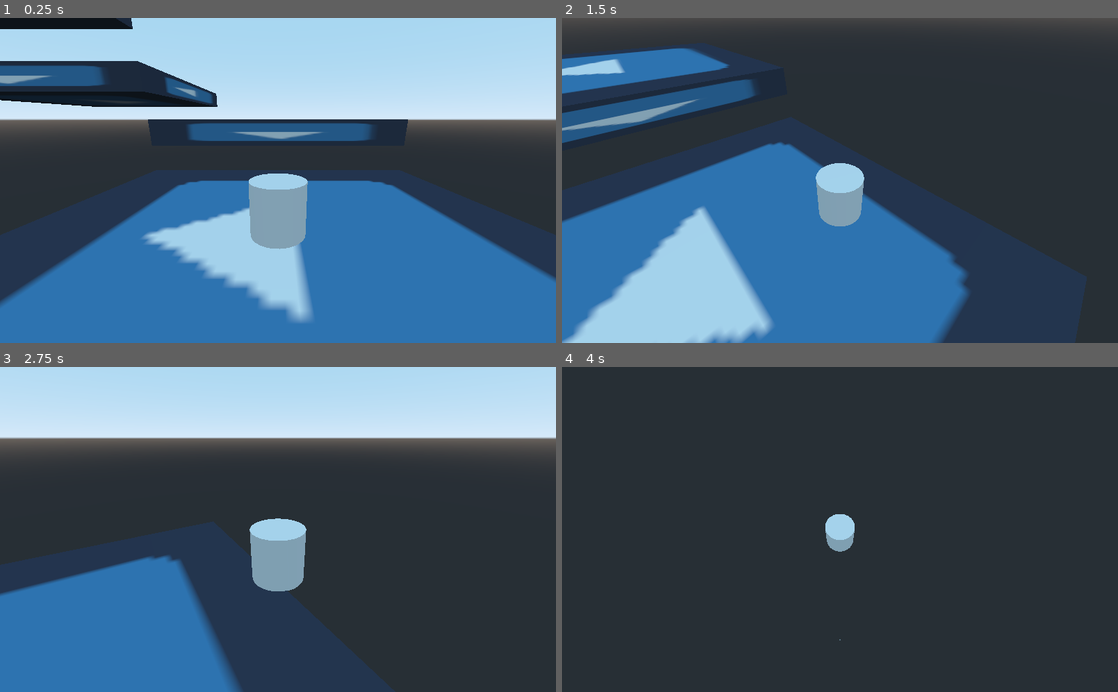
Above: before the commit, frames 1-4 (two rows, left to right).
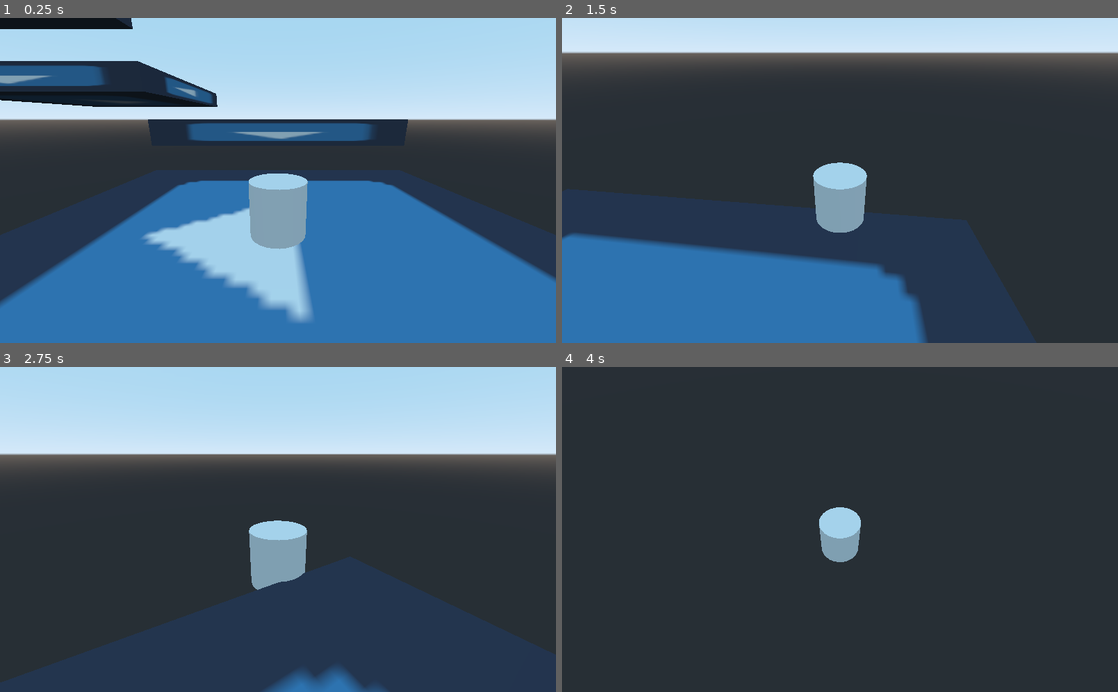
Above: after the commit, the same moments.

Repository: luis11011/movetest
Game: Godot game, scene res://Main.tscn
The game is run twice, just before and just after one commit, with the same random seed, the same clock (stepped at 60 frames per second) and the same inputs. The engine's default icon, where the game draws it, is replaced by a stand-in: a white triangle on a blue panel in a dark square.
Inputs:
- Up to frame 1 (0.25 s): no input
- Up to frame 2 (1.5 s): tap Enter (ui_accept) at 0.5, 0.77 s; hold D (player_right) 0.53-1.28 s; hold Down (camera_down) 0.53-1.28 s; tap Left (camera_left) at 0.8, 1.35 s; hold S (player_back) from 1.28 s (still down)
- Up to frame 3 (2.75 s): tap Enter (ui_accept) at 1.52 s; tap Right (camera_right) at 1.55 s; release S (player_back) at 2.03 s; hold D (player_right) from 2.03 s (still down); hold Right (camera_right) from 2.03 s (still down); tap Up (camera_up) at 2.3 s
- Up to frame 4 (4 s): release D (player_right) at 2.78 s; release Right (camera_right) at 2.78 s; hold W (player_forward) 2.78-3.53 s; tap Up (camera_up) at 2.85 s; tap Enter (ui_accept) at 3.02, 3.77 s; tap Down (camera_down) at 3.05 s; hold A (player_left) from 3.53 s (still down); hold Down (camera_down) from 3.53 s (still down); tap Left (camera_left) at 3.8 s

The runs differ from the first frame. In frame 1, less than 0.1% of the frame differs, in the area x 2-56%, y 0-71%; in frame 2, 52%, in the area x 0-100%, y 0-100%; in frame 3, 40%; in frame 4, 0.6%.

Commit message:
Implement controller support

Diff:
--- a/Main.tscn
+++ b/Main.tscn
@@ -18,6 +18,7 @@
 [node name="PlayerCamera" parent="." instance=ExtResource( 3 )]
 transform = Transform( -1, 4.37114e-08, -7.57103e-08, 0, 0.866025, 0.5, 8.74228e-08, 0.5, -0.866025, 0, 4, -6.9282 )
 current = true
+y_factor = 8.0
 distance = 8.0
 angle = 30.0
 
--- a/Player.gd
+++ b/Player.gd
@@ -1,6 +1,10 @@
 extends KinematicBody
 
-export(float) var player_speed: float = 10.0
+const DEADZONE_IN_VALUE = 0.05 * 0.05
+const DEADZONE_OUT_VALUE = 0.05 * 0.05
+
+export(float) var player_speed: float = 20.0
+var player_speed_squared: float = player_speed * player_speed
 
 export(float) var time_to_peak = 0.6 # seconds
 export(float) var jump_height = 6.0 # units
@@ -21,19 +25,10 @@
 var look_vector: Vector3 = Vector3.FORWARD
 
 func _process(delta):
-	target_velocity = Vector3.ZERO
 
-	if Input.is_action_pressed("player_forward"):
-		target_velocity.z -= 1.0
-
-	if Input.is_action_pressed("player_back"):
-		target_velocity.z += 1.0
-
-	if Input.is_action_pressed("player_left"):
-		target_velocity.x -= 1.0
-
-	if Input.is_action_pressed("player_right"):
-		target_velocity.x += 1.0
+	target_velocity.x = Input.get_action_strength("player_right") - Input.get_action_strength("player_left")
+	target_velocity.y = 0.0;
+	target_velocity.z = Input.get_action_strength("player_back") - Input.get_action_strength("player_forward")
 
 	if Input.is_action_just_pressed("ui_accept") and is_on_floor():
 		velocity.y = jump_speed
@@ -42,8 +37,12 @@
 		velocity.y = hop_speed
 
 
-	if target_velocity.length_squared() > 0.0:
-		target_velocity = target_velocity.normalized() * 10.0
+	# clamp the target velocity to the max speed
+	if target_velocity.length_squared() > DEADZONE_IN_VALUE: # deadzone in
+		target_velocity = (target_velocity * (player_speed + 1.0))
+		if target_velocity.length_squared() > player_speed_squared + DEADZONE_OUT_VALUE: # deadzone out
+			target_velocity = target_velocity.normalized() * player_speed
+
 
 	if camera:
 		camera.control(delta, self)
--- a/PlayerCamera.gd
+++ b/PlayerCamera.gd
@@ -3,7 +3,7 @@
 class_name PlayerCamera
 extends Camera
 
-export(float) var y_factor: float = 3.5
+export(float) var y_factor: float = 10.0
 export(float) var distance = 3.0 setget set_distance
 export(float) var angle = -15.0 setget set_angle
 
@@ -33,7 +33,7 @@
 
 func control(delta, player):
 
-	var x_axis_control = float(Input.is_action_pressed("camera_right")) - float(Input.is_action_pressed("camera_left"))
+	var x_axis_control = Input.get_action_strength("camera_right") - Input.get_action_strength("camera_left")
 
 	x_axis = lerp(x_axis, x_axis_control, 4.0 * delta)
 
@@ -49,7 +49,7 @@
 	translation.y = lerp(translation.y, player.translation.y + vector.y, y_factor * delta)
 	translation = Utils.assign_zx(translation, Utils.zx(player.translation) + camera_zx)
 
-	var y_axis_control = float(Input.is_action_pressed("camera_up")) - float(Input.is_action_pressed("camera_down"))
+	var y_axis_control = Input.get_action_strength("camera_up") - Input.get_action_strength("camera_down")
 
 	y_axis = lerp(y_axis, y_axis_control, 4.0 * delta)
 
--- a/project.godot
+++ b/project.godot
@@ -61,41 +61,55 @@
 player_forward={
 "deadzone": 0.5,
 "events": [ Object(InputEventKey,"resource_local_to_scene":false,"resource_name":"","device":0,"alt":false,"shift":false,"control":false,"meta":false,"command":false,"pressed":false,"scancode":87,"physical_scancode":0,"unicode":0,"echo":false,"script":null)
+, Object(InputEventJoypadMotion,"resource_local_to_scene":false,"resource_name":"","device":0,"axis":1,"axis_value":-1.0,"script":null)
  ]
 }
 player_back={
 "deadzone": 0.5,
 "events": [ Object(InputEventKey,"resource_local_to_scene":false,"resource_name":"","device":0,"alt":false,"shift":false,"control":false,"meta":false,"command":false,"pressed":false,"scancode":83,"physical_scancode":0,"unicode":0,"echo":false,"script":null)
+, Object(InputEventJoypadMotion,"resource_local_to_scene":false,"resource_name":"","device":0,"axis":1,"axis_value":1.0,"script":null)
  ]
 }
 player_left={
 "deadzone": 0.5,
 "events": [ Object(InputEventKey,"resource_local_to_scene":false,"resource_name":"","device":0,"alt":false,"shift":false,"control":false,"meta":false,"command":false,"pressed":false,"scancode":65,"physical_scancode":0,"unicode":0,"echo":false,"script":null)
+, Object(InputEventJoypadMotion,"resource_local_to_scene":false,"resource_name":"","device":0,"axis":0,"axis_value":-1.0,"script":null)
  ]
 }
 player_right={
 "deadzone": 0.5,
 "events": [ Object(InputEventKey,"resource_local_to_scene":false,"resource_name":"","device":0,"alt":false,"shift":false,"control":false,"meta":false,"command":false,"pressed":false,"scancode":68,"physical_scancode":0,"unicode":0,"echo":false,"script":null)
+, Object(InputEventJoypadMotion,"resource_local_to_scene":false,"resource_name":"","device":0,"axis":0,"axis_value":1.0,"script":null)
  ]
 }
 camera_left={
 "deadzone": 0.5,
 "events": [ Object(InputEventKey,"resource_local_to_scene":false,"resource_name":"","device":0,"alt":false,"shift":false,"control":false,"meta":false,"command":false,"pressed":false,"scancode":16777231,"physical_scancode":0,"unicode":0,"echo":false,"script":null)
+, Object(InputEventJoypadMotion,"resource_local_to_scene":false,"resource_name":"","device":0,"axis":2,"axis_value":-1.0,"script":null)
  ]
 }
 camera_right={
 "deadzone": 0.5,
 "events": [ Object(InputEventKey,"resource_local_to_scene":false,"resource_name":"","device":0,"alt":false,"shift":false,"control":false,"meta":false,"command":false,"pressed":false,"scancode":16777233,"physical_scancode":0,"unicode":0,"echo":false,"script":null)
+, Object(InputEventJoypadMotion,"resource_local_to_scene":false,"resource_name":"","device":0,"axis":2,"axis_value":1.0,"script":null)
  ]
 }
 camera_up={
 "deadzone": 0.5,
 "events": [ Object(InputEventKey,"resource_local_to_scene":false,"resource_name":"","device":0,"alt":false,"shift":false,"control":false,"meta":false,"command":false,"pressed":false,"scancode":16777232,"physical_scancode":0,"unicode":0,"echo":false,"script":null)
+, Object(InputEventJoypadMotion,"resource_local_to_scene":false,"resource_name":"","device":0,"axis":3,"axis_value":-1.0,"script":null)
  ]
 }
 camera_down={
 "deadzone": 0.5,
 "events": [ Object(InputEventKey,"resource_local_to_scene":false,"resource_name":"","device":0,"alt":false,"shift":false,"control":false,"meta":false,"command":false,"pressed":false,"scancode":16777234,"physical_scancode":0,"unicode":0,"echo":false,"script":null)
+, Object(InputEventJoypadMotion,"resource_local_to_scene":false,"resource_name":"","device":0,"axis":3,"axis_value":1.0,"script":null)
+ ]
+}
+player_jump={
+"deadzone": 0.5,
+"events": [ Object(InputEventKey,"resource_local_to_scene":false,"resource_name":"","device":0,"alt":false,"shift":false,"control":false,"meta":false,"command":false,"pressed":false,"scancode":32,"physical_scancode":0,"unicode":0,"echo":false,"script":null)
+, Object(InputEventJoypadButton,"resource_local_to_scene":false,"resource_name":"","device":0,"button_index":0,"pressure":0.0,"pressed":false,"script":null)
  ]
 }
 
